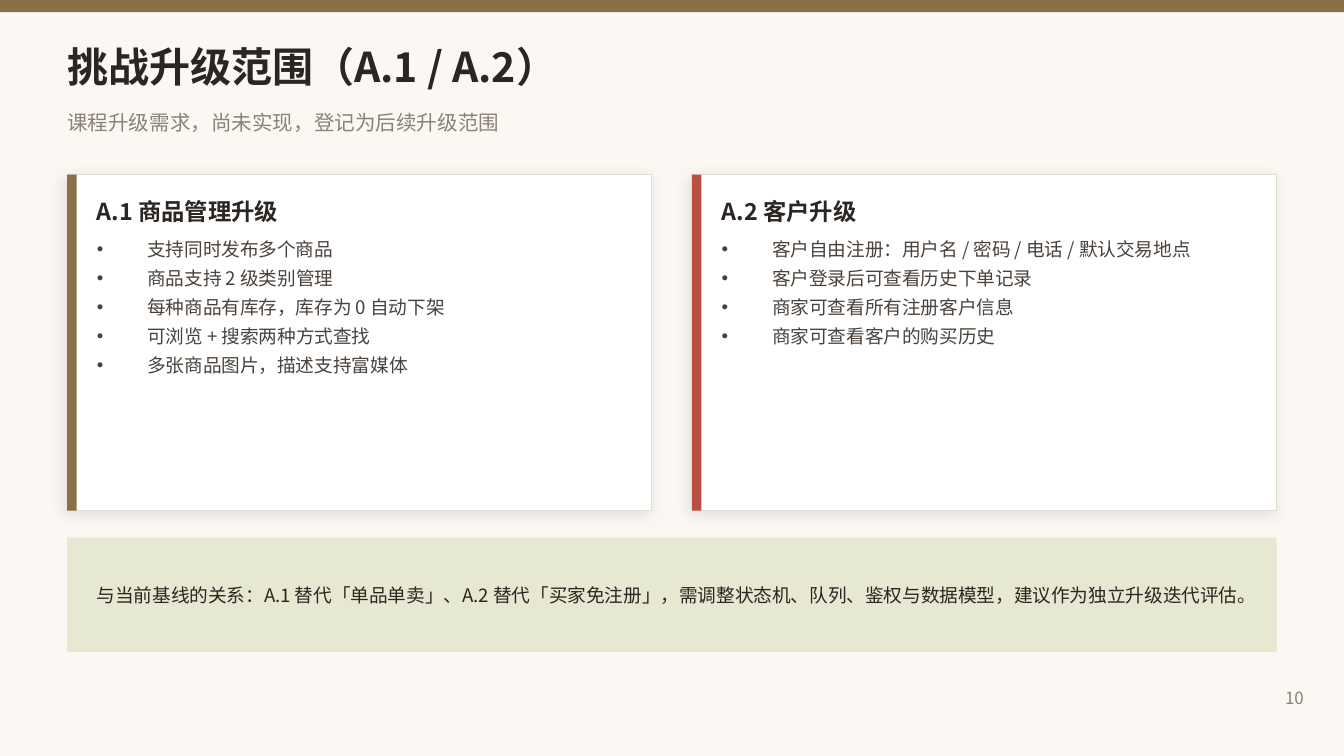
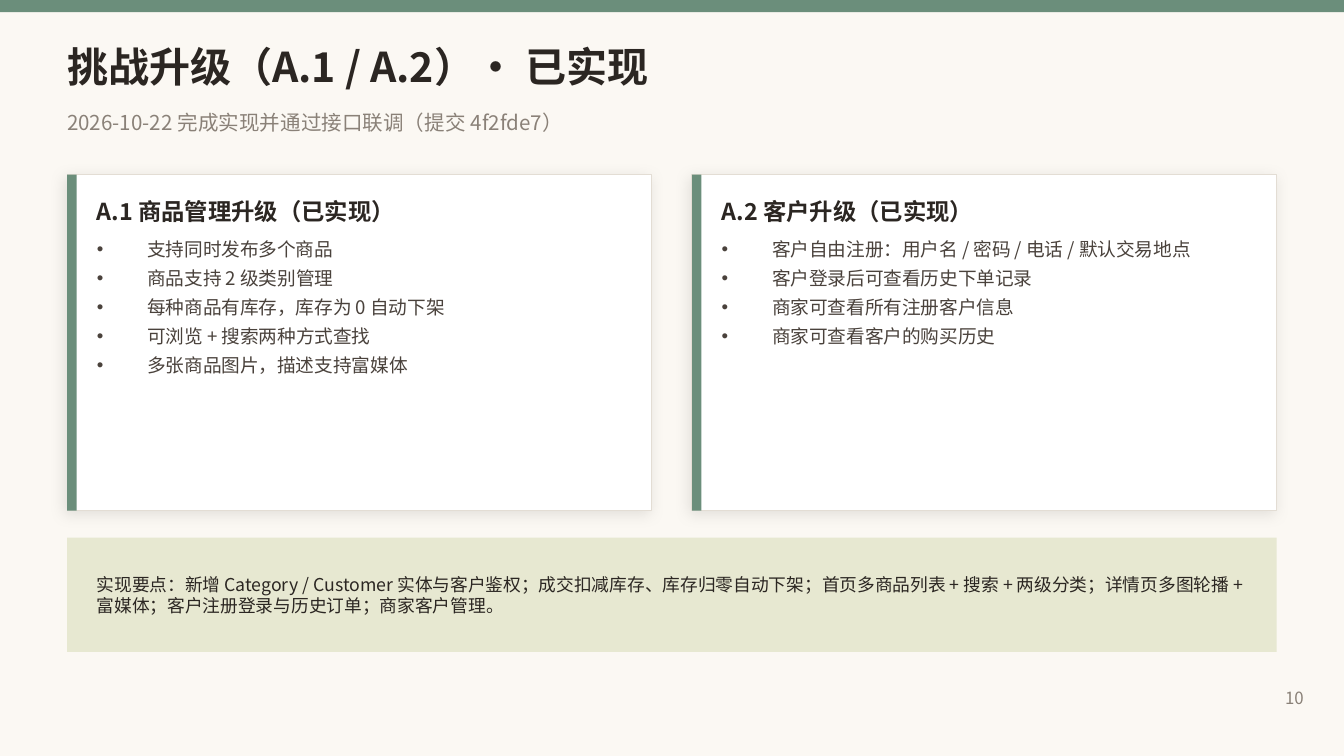
Before and after one commit to kaskk345/pingxixi-online-shoppingplatform, a slide deck: slide 10 of docs/media/第二周_第二次评审_讲述版.pptx. Drawn at 1344x756 pixels with LibreOffice and Linux fonts; fonts in the diff are those of the drawing. Boxes give left, top, right and bottom in pixels: in the first picture for what was removed or moved away, otherwise in the second. Text is boxed around its words. In the diff, an @@ line names an element or a change of style, - is before the commit and + after.

Commit message:
docs(评审): 第2次评审报告与讲述版PPT同步 A.1/A.2 已实现状态

```diff
--- a/docs/media/第二周_第二次评审_讲述版.pptx
+++ b/docs/media/第二周_第二次评审_讲述版.pptx
@@ rectangle at (0,0,1344,12): fill #8A6F47 to #6B8E7B @@
@@ text at (67,46,648,86): text changed @@
-挑战升级范围（A.1 / A.2）
+挑战升级（A.1 / A.2）· 已实现
@@ text at (67,112,563,132): text changed @@
-课程升级需求，尚未实现，登记为后续升级范围
+2026-10-22 完成实现并通过接口联调（提交 4f2fde7）
@@ rectangle at (67,175,77,511): fill #8A6F47 to #6B8E7B @@
@@ rectangle at (692,175,702,511): fill #B85042 to #6B8E7B @@
@@ text at (97,200,394,222): text changed @@
-A.1 商品管理升级
+A.1 商品管理升级（已实现）
@@ text at (722,200,973,222): text changed @@
-A.2 客户升级
+A.2 客户升级（已实现）
@@ text at (97,576,1229,615): text changed; size 10 to 9.5 pt @@
-与当前基线的关系：A.1 替代「单品单卖」、A.2 替代「买家免注册」，需调整状态机、队列、鉴权与数据模型，建议作为独立升级迭代评估。
+实现要点：新增 Category / Customer 实体与客户鉴权；成交扣减库存、库存归零自动下架；首页多商品列表 + 搜索 + 两级分类；详情页多图轮播 + 富媒体；客户注册登录与历史订单；商家客户管理。
```
Also in this commit, not shown: 2 other files.
